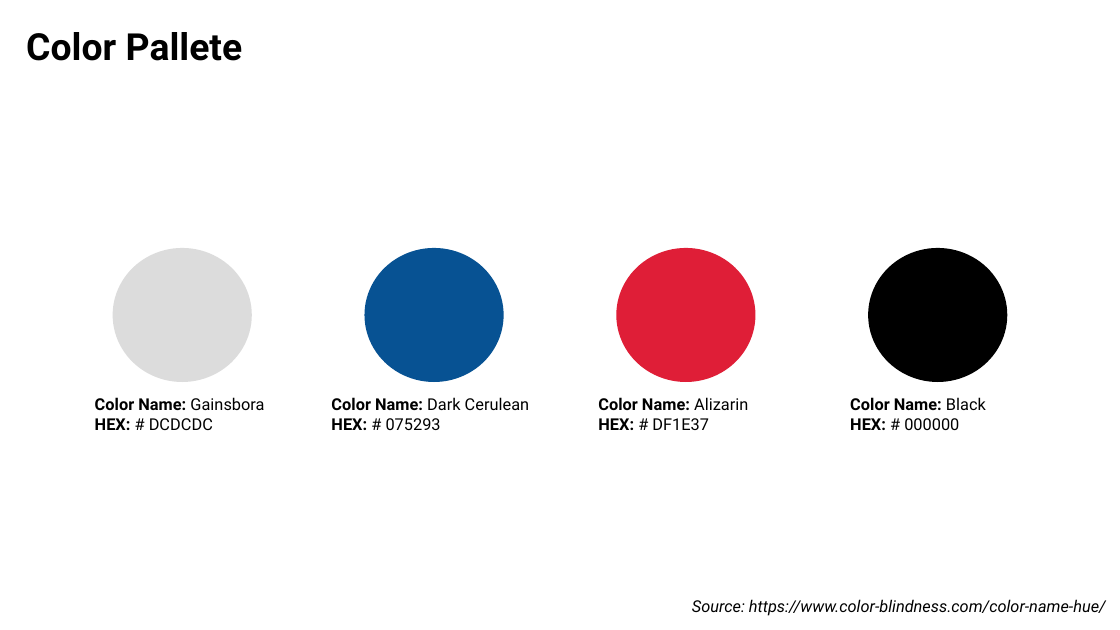
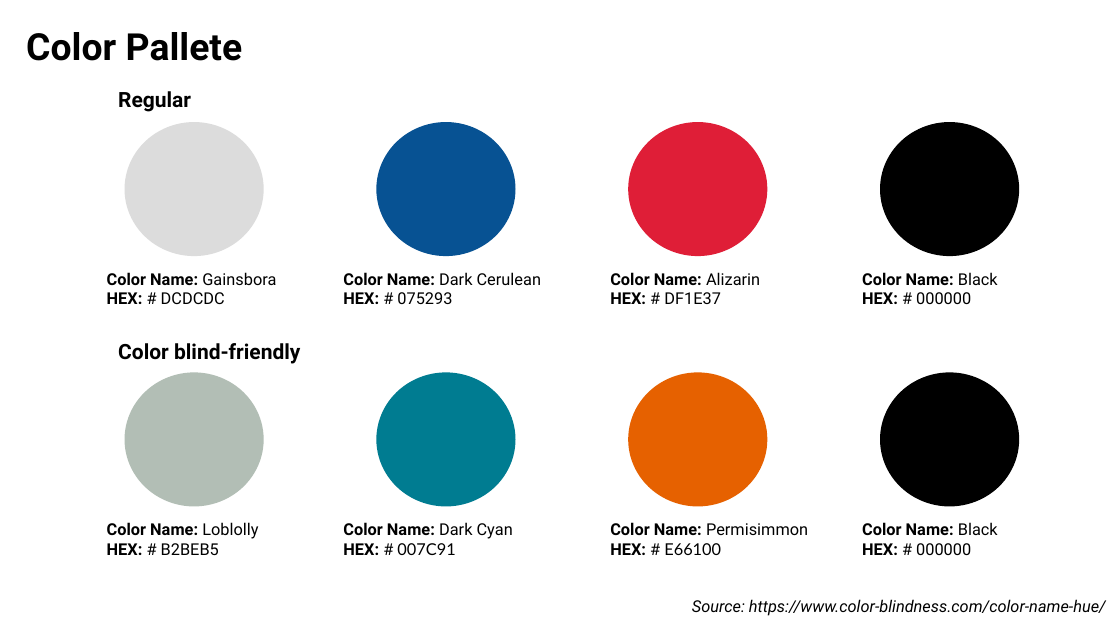
Before and after one commit to bbucalonserra/data-visualization-tool-js, a slide deck: slide 4 of layout-draft.pptx (slide 3 before the commit). Drawn at 1120x630 pixels with LibreOffice and Linux fonts; fonts in the diff are those of the drawing. Boxes give left, top, right and bottom in pixels: in the first picture for what was removed or moved away, otherwise in the second. Text is boxed around its words. In the diff, an @@ line names an element or a change of style, - is before the commit and + after.

```diff
--- a/layout-draft.pptx
+++ b/layout-draft.pptx
@@ text added at (118, 91, 191, 112), 18 pt, text #000000, bold @@
+Regular
@@ 4 texts, 4 ellipses: place and size @@
-4 texts, 4 ellipses at (95, 248, 1008, 430)
+4 texts, 4 ellipses at (107, 122, 1020, 304)
@@ text added at (118, 343, 300, 364), 18 pt, text #000000, bold @@
+Color blind-friendly
@@ ellipse added at (124, 372, 264, 507), fill #B2BEB5 @@
@@ ellipse added at (376, 372, 516, 507), fill #007C91 @@
@@ ellipse added at (628, 372, 768, 507), fill #E66100 @@
@@ ellipse added at (881, 372, 1020, 507), fill #000000 @@
@@ text added at (107, 522, 258, 555), 14 pt, text #000000 @@
+Color Name: Loblolly
+HEX: # B2BEB5
@@ text added at (343, 522, 513, 555), 14 pt, text #000000 @@
+Color Name: Dark Cyan
+HEX: # 007C91
@@ text added at (610, 522, 808, 555), 14 pt, text #000000 @@
+Color Name: Permisimmon
+HEX: # E66100
@@ text added at (862, 522, 998, 555), 14 pt, text #000000, bold @@
+Color Name: Black
+HEX: # 000000
```
Also in this commit, not shown: 1 other slide changed, 1 slide added, 7 other files.
